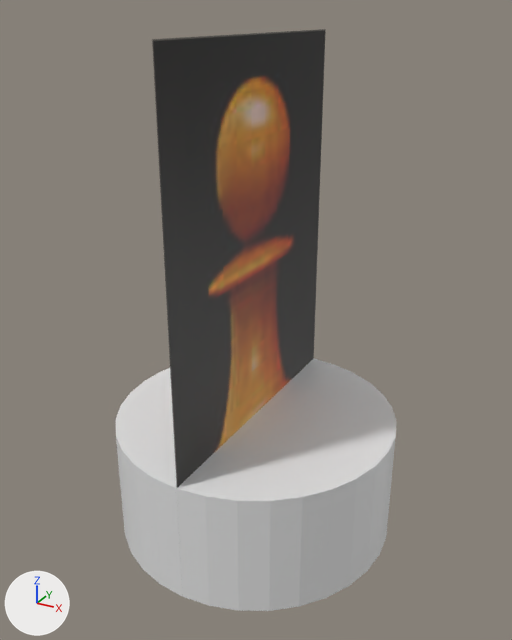
The Blender file Low Poly Chess Set/Models/Piece Base.blend as it was, and as the next commit left it.
Both versions are drawn from a camera (50 mm lens) standing at (0.032, -0.0582, 0.0531) and looking at (0.0003, -0.0005, 0.0243). The lights are fixed; the arrows at lower left show +X, +Y and +Z.

In view in the first picture: 'Piece Base', 'Staunton Pawn'.
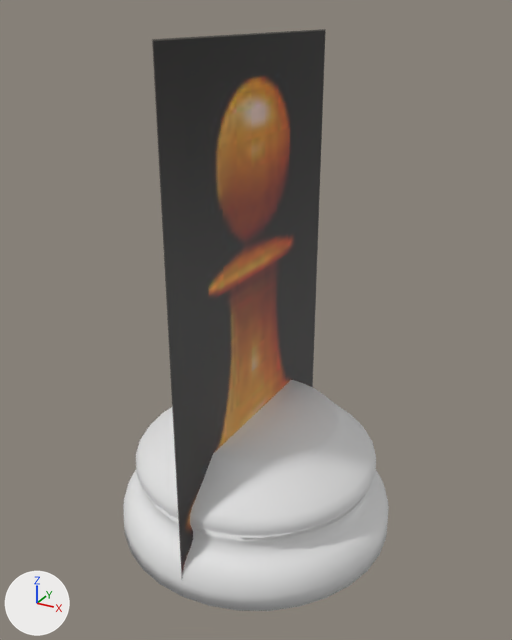
Commit message: beveled the base

What differs and where, as boxes [x1, y1, x2, y2] in the pictures (512 x 640 px):
'Piece Base', reshaped (8% shorter)
    before: [116, 359, 396, 611]
    after: [123, 380, 389, 611]
part 1 of me_cylinder_002, built on
    before: [116, 396, 396, 611]
    after: [123, 398, 389, 611]
part 2 of me_cylinder_002, shading changed
    before: [116, 359, 396, 501]
    after: [213, 380, 337, 460]

Diff of the bpy script that builds the scene:
```diff
--- a/Low Poly Chess Set/Models/Piece Base.blend.py
+++ b/Low Poly Chess Set/Models/Piece Base.blend.py
@@ me_cylinder_002 @@
 # used by ob_piece_base; location = (0.0, 0.0, 0.0)
-me_cylinder_002.from_pydata(...)  # 64 vertices, 34 faces; spans x -0.015..0.015, y -0.015..0.015, z 0.0..0.013
+me_cylinder_002.from_pydata(...)  # 608 vertices, 578 faces; spans x -0.015..0.015, y -0.015..0.015, z 0.0..0.013
+# me_cylinder_002 part 1: 32 vertices moved from x -0.015..0.015, y -0.015..0.015, z 0.013 to x -0.0087..0.0087, y -0.0087..0.0087, z 0.013; 544 vertices added at x -0.015..0.015, y -0.015..0.015, z 0.0018..0.0124
+# me_cylinder_002 part 2: 2 kept faces spanning x -0.015..0.015, y -0.015..0.015, z 0.0..0.013 are now shaded smooth
```
